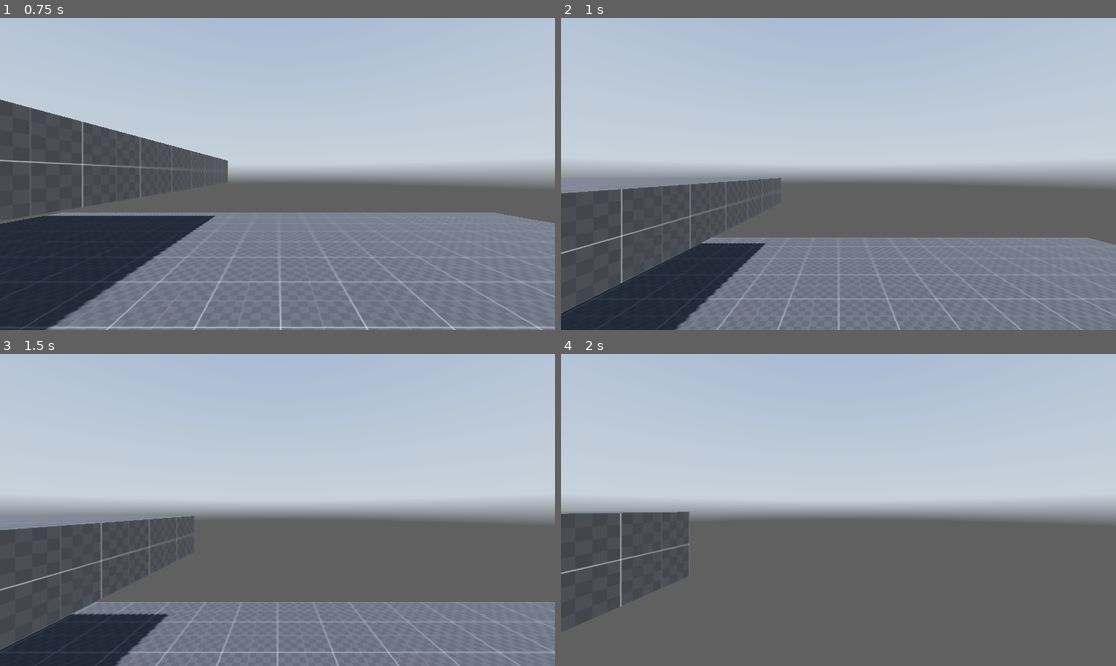
Above: before the commit, frames 1-4 (two rows, left to right).
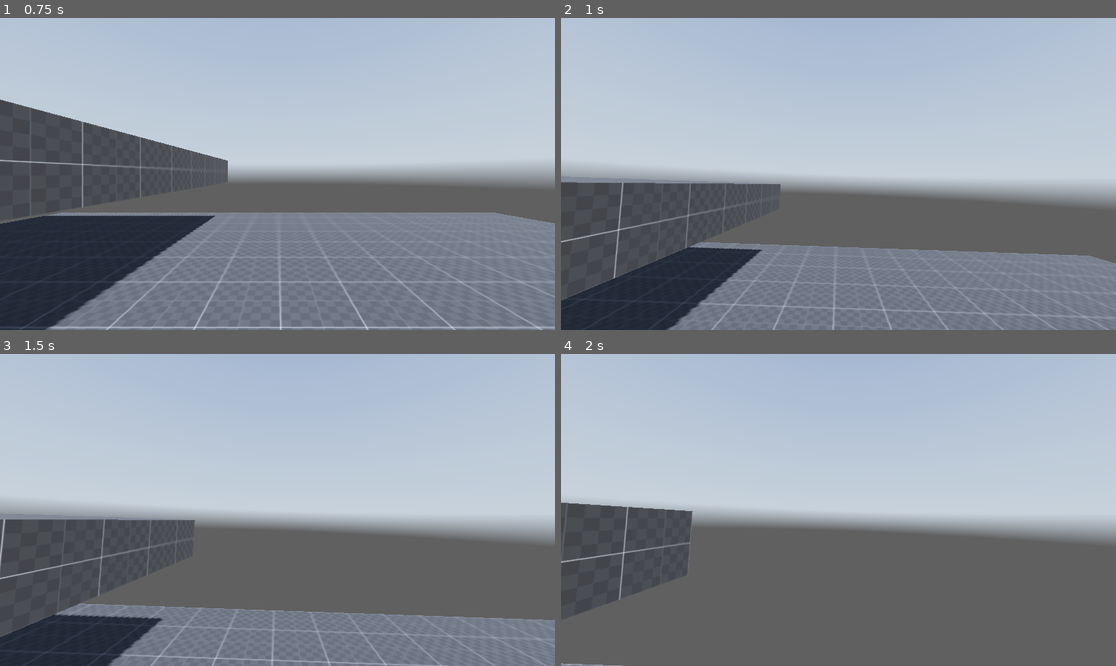
Above: after the commit, the same moments.

Repository: Lv404NotFound/Bugles_With_Chees
Game: Godot game, scene res://Scenes/Main.tscn
Two runs of this game, one before a commit and one after it. Both use one fixed random seed, a clock stepped at 60 frames per second and the inputs below. A sky picture missing from this copy of the repository is replaced by a grey-blue gradient.
Inputs:
- Up to frame 1 (0.75 s): tap Enter at 0.5 s; hold W (forward) from 0.53 s (still down); hold Alt (free_look) from 0.53 s (still down)
- Up to frame 2 (1 s): keep holding W (forward); keep holding Alt (free_look); tap Space (jump) at 0.77, 0.8 s
- Up to frame 3 (1.5 s): keep holding W (forward); tap Space (jump) at 1.07, 1.35 s; release Alt (free_look) at 1.28 s
- Up to frame 4 (2 s): keep holding W (forward); tap Space (jump) at 1.52, 1.82 s; tap Alt (free_look) at 1.55 s

Frame 1 is identical in both runs. In frame 2, 12% of the frame differs, in the area x 0-100%, y 47-100%; in frame 3, 12%; in frame 4, 7.6%.

Commit message:
polishing mouvent + landing animation

Diff:
--- a/Scenes/Main.tscn
+++ b/Scenes/Main.tscn
@@ -25,6 +25,125 @@
 [sub_resource type="CapsuleShape3D" id="CapsuleShape3D_yi014"]
 height = 1.2
 
+[sub_resource type="Animation" id="Animation_lyas3"]
+resource_name = "jumping"
+length = 0.3
+tracks/0/type = "value"
+tracks/0/imported = false
+tracks/0/enabled = true
+tracks/0/path = NodePath("Camera3D:rotation")
+tracks/0/interp = 1
+tracks/0/loop_wrap = true
+tracks/0/keys = {
+"times": PackedFloat32Array(0, 0.1, 0.4),
+"transitions": PackedFloat32Array(1, 1, 1),
+"update": 0,
+"values": [Vector3(0, 0, 0), Vector3(0.0523599, 0, 0.0349066), Vector3(0, 0, 0)]
+}
+tracks/1/type = "value"
+tracks/1/imported = false
+tracks/1/enabled = true
+tracks/1/path = NodePath("Camera3D:position")
+tracks/1/interp = 1
+tracks/1/loop_wrap = true
+tracks/1/keys = {
+"times": PackedFloat32Array(0, 0.1, 0.4),
+"transitions": PackedFloat32Array(1, 1, 1),
+"update": 0,
+"values": [Vector3(0, 0, 0), Vector3(0, -0.1, 0), Vector3(0, 0, 0)]
+}
+
+[sub_resource type="Animation" id="Animation_3mvuv"]
+length = 0.001
+tracks/0/type = "value"
+tracks/0/imported = false
+tracks/0/enabled = true
+tracks/0/path = NodePath("Camera3D:rotation")
+tracks/0/interp = 1
+tracks/0/loop_wrap = true
+tracks/0/keys = {
+"times": PackedFloat32Array(0),
+"transitions": PackedFloat32Array(1),
+"update": 0,
+"values": [Vector3(0, 0, 0)]
+}
+tracks/1/type = "value"
+tracks/1/imported = false
+tracks/1/enabled = true
+tracks/1/path = NodePath("Camera3D:position")
+tracks/1/interp = 1
+tracks/1/loop_wrap = true
+tracks/1/keys = {
+"times": PackedFloat32Array(0),
+"transitions": PackedFloat32Array(1),
+"update": 0,
+"values": [Vector3(0, 0, 0)]
+}
+
+[sub_resource type="Animation" id="Animation_jb8ur"]
+resource_name = "Landing"
+length = 0.3
+tracks/0/type = "value"
+tracks/0/imported = false
+tracks/0/enabled = true
+tracks/0/path = NodePath("Camera3D:rotation")
+tracks/0/interp = 1
+tracks/0/loop_wrap = true
+tracks/0/keys = {
+"times": PackedFloat32Array(0, 0.1, 0.4),
+"transitions": PackedFloat32Array(1, 1, 1),
+"update": 0,
+"values": [Vector3(0, 0, 0), Vector3(0.0523599, 0, 0.0349066), Vector3(0, 0, 0)]
+}
+tracks/1/type = "value"
+tracks/1/imported = false
+tracks/1/enabled = true
+tracks/1/path = NodePath("Camera3D:position")
+tracks/1/interp = 1
+tracks/1/loop_wrap = true
+tracks/1/keys = {
+"times": PackedFloat32Array(0, 0.1, 0.4),
+"transitions": PackedFloat32Array(1, 1, 1),
+"update": 0,
+"values": [Vector3(0, 0, 0), Vector3(0, -0.1, 0), Vector3(0, 0, 0)]
+}
+
+[sub_resource type="Animation" id="Animation_dsfjy"]
+resource_name = "Roll"
+length = 0.7
+tracks/0/type = "value"
+tracks/0/imported = false
+tracks/0/enabled = true
+tracks/0/path = NodePath("Camera3D:rotation")
+tracks/0/interp = 1
+tracks/0/loop_wrap = true
+tracks/0/keys = {
+"times": PackedFloat32Array(0, 0.2, 0.6),
+"transitions": PackedFloat32Array(1, 1, 1),
+"update": 0,
+"values": [Vector3(0, 0, 0), Vector3(-3.14159, 0, 0.0349066), Vector3(-6.28319, 0, 0)]
+}
+tracks/1/type = "value"
+tracks/1/imported = false
+tracks/1/enabled = true
+tracks/1/path = NodePath("Camera3D:position")
+tracks/1/interp = 1
+tracks/1/loop_wrap = true
+tracks/1/keys = {
+"times": PackedFloat32Array(0, 0.2, 0.6),
+"transitions": PackedFloat32Array(1, 1, 1),
+"update": 0,
+"values": [Vector3(0, 0, 0), Vector3(0, -0.5, 0), Vector3(0, 0, 0)]
+}
+
+[sub_resource type="AnimationLibrary" id="AnimationLibrary_x058c"]
+_data = {
+"Landing": SubResource("Animation_jb8ur"),
+"RESET": SubResource("Animation_3mvuv"),
+"Roll": SubResource("Animation_dsfjy"),
+"jumping": SubResource("Animation_lyas3")
+}
+
 [node name="world" type="Node3D"]
 
 [node name="stage" type="Node3D" parent="."]
@@ -35,6 +154,12 @@
 size = Vector3(20, 1, 20)
 material = SubResource("StandardMaterial3D_pyshj")
 
+[node name="CSGBox3D3" type="CSGBox3D" parent="stage"]
+transform = Transform3D(1, 0, 0, 0, 1, 0, 0, 0, 1, 0, -6.72366, 20.9246)
+use_collision = true
+size = Vector3(20.045, 1, 20)
+material = SubResource("StandardMaterial3D_pyshj")
+
 [node name="CSGBox3D2" type="CSGBox3D" parent="stage"]
 transform = Transform3D(1, 0, 0, 0, 1, 0, 0, 0, 1, -12.312, 1.9, 0)
 use_collision = true
@@ -73,3 +198,8 @@
 [node name="eyes" type="Node3D" parent="Player/nek/Head"]
 
 [node name="Camera3D" type="Camera3D" parent="Player/nek/Head/eyes"]
+
+[node name="AnimationPlayer" type="AnimationPlayer" parent="Player/nek/Head/eyes"]
+libraries = {
+"": SubResource("AnimationLibrary_x058c")
+}
--- a/Scripts/Player.gd
+++ b/Scripts/Player.gd
@@ -9,6 +9,7 @@
 @onready var nek = $nek # Reference to the player's neck node
 @onready var camera_3d = $nek/Head/eyes/Camera3D
 @onready var eyes = $nek/Head/eyes
+@onready var animation_player = $nek/Head/eyes/AnimationPlayer
 
 
 # Speed Vars
@@ -56,8 +57,11 @@
 var crouching_depth = -0.5 # Depth to which the player crouches
 
 var lerp_speed = 10.0 # Speed at which the interpolation happens
+var air_lerp_speed = 3.0
 
 var free_look_tilt_amount = 8 # Amount of tilt when free looking
+
+var last_velocity = Vector3.ZERO
 
 # Input vars
 
@@ -124,13 +128,13 @@
 		free_looking = true
 
 		if sliding:
-			camera_3d.rotation.z = lerp(camera_3d.rotation.z,-deg_to_rad(7.0),delta*lerp_speed)
+			eyes.rotation.z = lerp(eyes.rotation.z,-deg_to_rad(7.0),delta*lerp_speed)
 		else:
-				camera_3d.rotation.z = -deg_to_rad(nek.rotation.y * free_look_tilt_amount)
+				eyes.rotation.z = -deg_to_rad(nek.rotation.y * free_look_tilt_amount)
 	else:
 		free_looking = false
 		nek.rotation.y = lerp(nek.rotation.y, 0.0, delta * lerp_speed)
-		camera_3d.rotation.z = lerp(camera_3d.rotation.z, 0.0, delta * lerp_speed)
+		eyes.rotation.z = lerp(eyes.rotation.z, 0.0, delta * lerp_speed)
 
 	# Handle sliding
 	if sliding:
@@ -170,12 +174,24 @@
 	if Input.is_action_just_pressed("jump") and is_on_floor():
 		velocity.y = jump_velocity
 		sliding = false
+		animation_player.play("jumping")
+
+
+	#landing
+	if is_on_floor():
+		if last_velocity.y < -10.0:
+			animation_player.play("Roll")
+		elif last_velocity.y < -4.0:
+			animation_player.play("Landing")
 
 	# Handle movement and deceleration
-	direction = lerp(direction, (transform.basis * Vector3(input_dir.x, 0, input_dir.y)).normalized(), delta * lerp_speed)
-
+	if is_on_floor():
+		direction = lerp(direction, (transform.basis * Vector3(input_dir.x, 0, input_dir.y)).normalized(), delta * lerp_speed)
+	else:
+		direction = lerp(direction, (transform.basis * Vector3(input_dir.x, 0, input_dir.y)).normalized(), delta * air_lerp_speed)
 	if sliding:
-		direction = (transform.basis * Vector3(slide_vector.x, 0, slide_vector.y)).normalized()
+		if input_dir != Vector2.ZERO:
+			direction = (transform.basis * Vector3(slide_vector.x, 0, slide_vector.y)).normalized()
 
 	if direction:
 		velocity.x = direction.x * current_speed
@@ -189,4 +205,5 @@
 		velocity.x = move_toward(velocity.x, 0, current_speed)
 		velocity.z = move_toward(velocity.z, 0, current_speed)
 
+	last_velocity = velocity
 	move_and_slide()
Not shown: 1 places in Scenes/Main.tscn that only renumber resources
